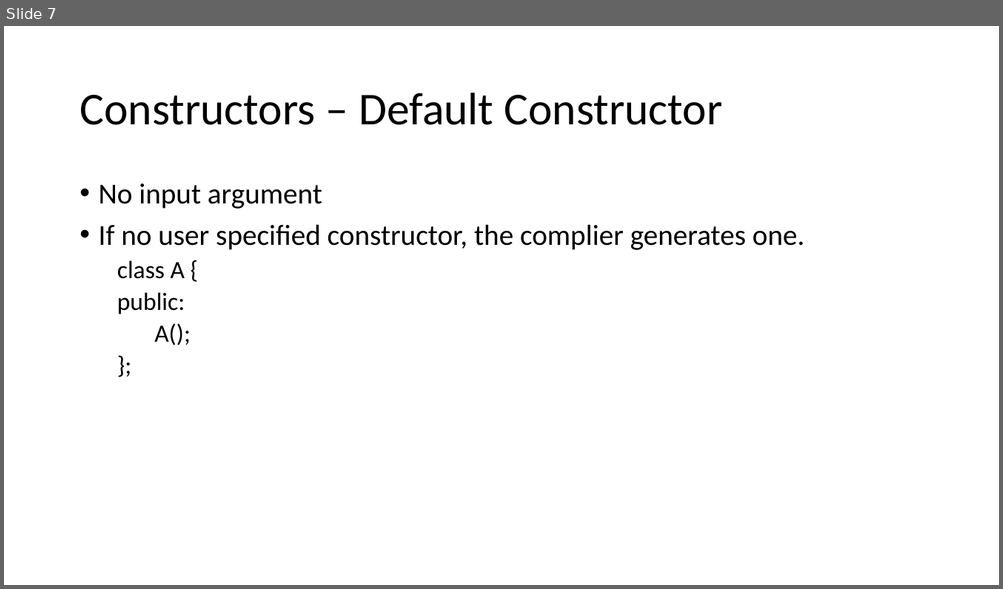
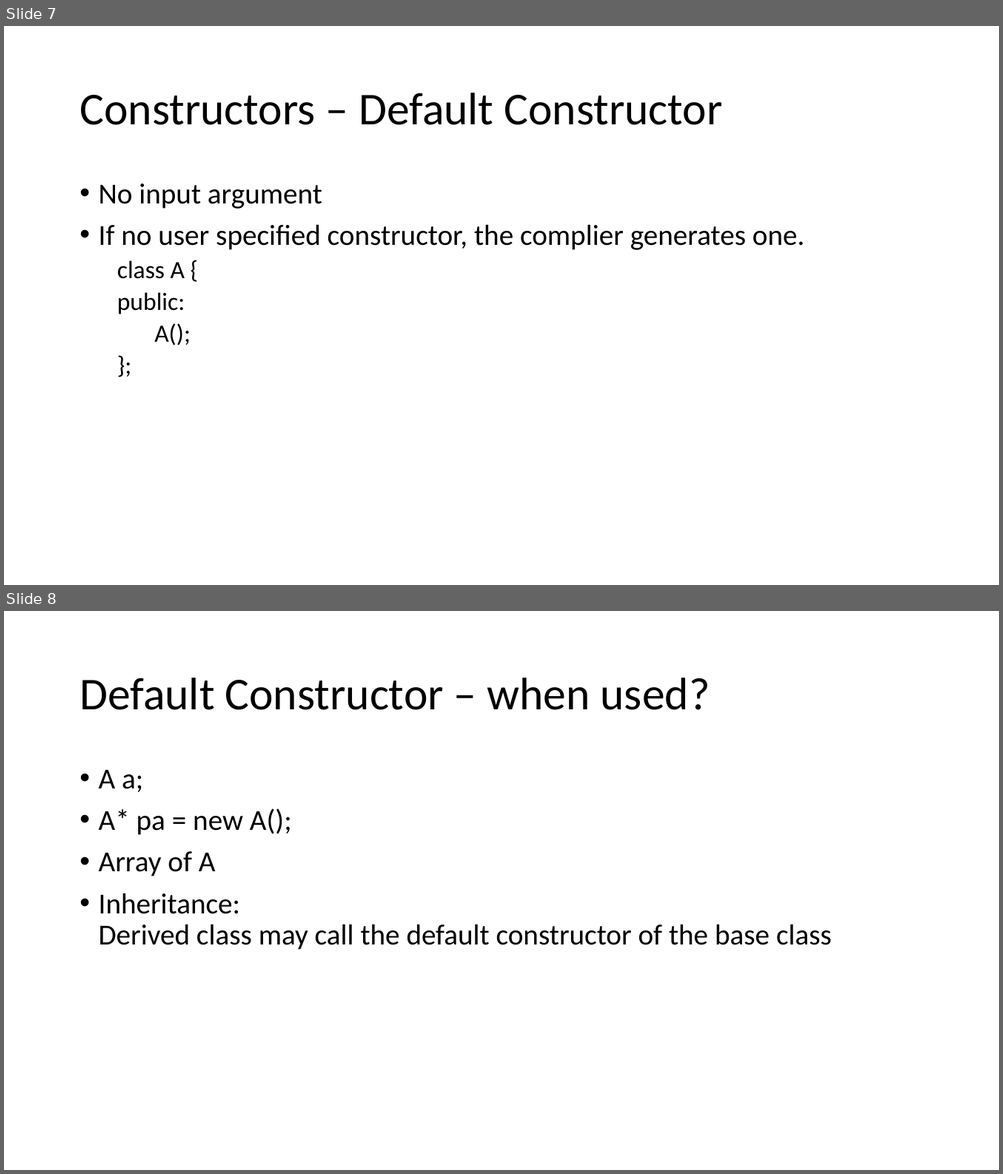
Before and after one commit to winniegy/MyPublic, a slide deck: cppTechniques/C++ Techniques 01.pptx. Shown one above the other, each under a label of ours: slide 7 before the commit, slides 7 and 8 after it. The pictures are 1003x589 and 1003x1174 pixels, drawn with LibreOffice and Linux fonts; fonts in the diff are those of the drawing. Boxes give left, top, right and bottom in pixels: in the first picture for what was removed or moved away, otherwise in the second. Text is boxed around its words. In the diff, an @@ line names an element or a change of style, - is before the commit and + after.

```diff
--- a/cppTechniques/C++ Techniques 01.pptx
+++ b/cppTechniques/C++ Techniques 01.pptx
@@ slide 8 added at [4,611,999,1170], background #FFFFFF @@
@@ title added at [79,678,710,710], 44 pt, text #000000 @@
+Default Constructor – when used?
@@ text added at [99,770,831,950], 28 pt, text #000000 @@
+• A a;
+• A* pa = new A();
+• Array of A
+• Inheritance:
+  Derived class may call the default constructor of the base class
```
Also in this commit, not shown: 3 slides changed, 27 other slides added, 21 other files.
